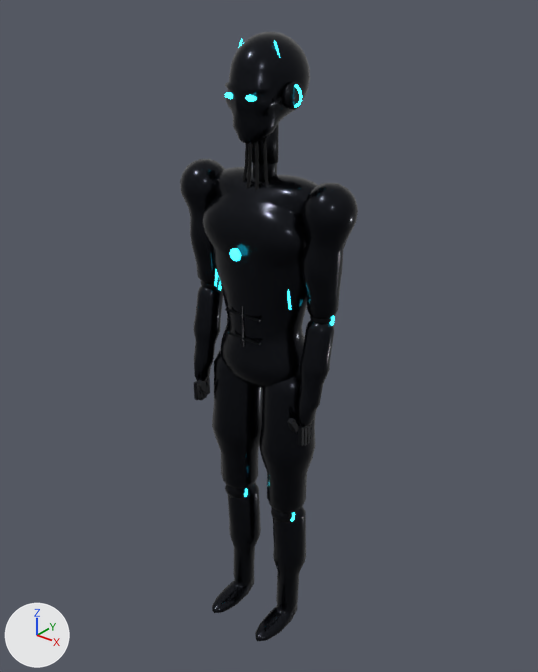
An edit to the glTF model internal/web/static/office/sets/cyberpunk/Char_Android_B.gltf, drawn before and after from the same camera.
Both versions are drawn from a camera (50 mm lens) standing at (1.214, -1.496, 1.964) and looking at (-0.012, 0.037, 1.014). Every picture has the same lights, and +X, +Y and +Z are marked at lower left. The first picture is the older version. Where no turn or scale is listed for an object, it has been applied to the vertices. Vertices at exactly the same position are counted once.

The first picture shows 'AndroidB_Arm_L', 'AndroidB_Arm_R', 'AndroidB_Forearm_L', 'AndroidB_Forearm_R', 'AndroidB_Head', 'AndroidB_Leg_L', 'AndroidB_Leg_R', 'AndroidB_Shin_L', 'AndroidB_Shin_R', 'Char_Android_B'.
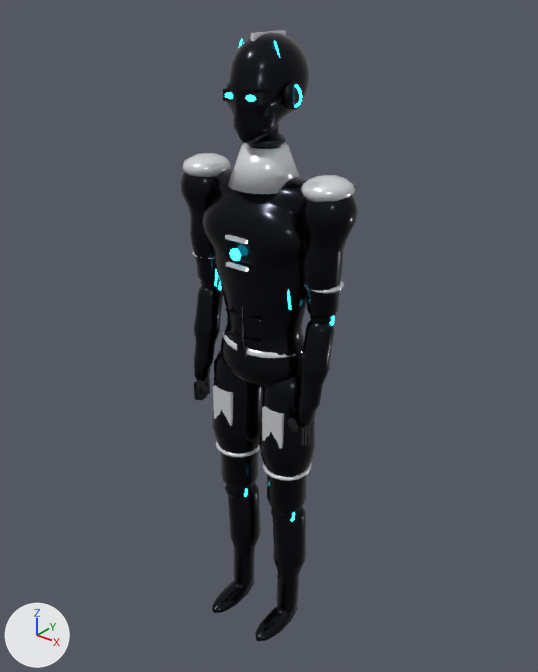
What changed in the scene script:
```text
Change me_char_android_b:
    remove me_char_android_b.from_pydata(...)  # 922 vertices, 1796 faces; spans x -0.181..0.181, y -0.127..0.138, z 0.867..1.6
    add me_char_android_b.from_pydata(...)  # 1162 vertices, 2260 faces; spans x -0.181..0.181, y -0.127..0.138, z 0.867..1.6
    me_char_android_b part 1: a new loose piece, a 12-sided cut cone along z (radius 0.046 at the low end, 0.04 at the high end) spanning x -0.046..0.046, y -0.041..0.051, z 1.46..1.6, in mat_rs_android_core (black #15171c)
    me_char_android_b part 2: a new loose piece, a box spanning x -0.015..0.015, y -0.102..-0.09, z 1.002..1.038, in mat_rs_android_core (black #15171c)
    me_char_android_b part 3: a new loose piece, a 16-sided cut cone along z (radius 0.098 at the low end, 0.06 at the high end) spanning x -0.098..0.098, y -0.093..0.103, z 1.47..1.57, in mat_rs_android_shell_white (white #e6e8ec)
    me_char_android_b part 4: a new loose piece, a box spanning x -0.035..0.035, y -0.117..-0.107, z 1.27..1.28, in mat_rs_android_shell_white (white #e6e8ec)
    me_char_android_b part 5: a new loose piece, a box spanning x -0.035..0.035, y -0.117..-0.107, z 1.345..1.355, in mat_rs_android_shell_white (white #e6e8ec)
    me_char_android_b part 6: a new loose piece of 144 vertices spanning x -0.132..0.132, y -0.099..0.099, z 1.008..1.032, in mat_rs_android_shell_white (white #e6e8ec)
    me_char_android_b part 7: a new loose piece of 80 vertices spanning x -0.055..0.055, y -0.05..0.06, z 1.576..1.594, in mat_rs_trim (dark grey #2c3039)
    me_char_android_b part 8: 96 vertices removed from x -0.052..0.052, y -0.055..0.039, z 1.439..1.6
    other edits to the shape of me_char_android_b do not show in these pictures
    remove me_char_android_b.materials.append(mat_rs_android_cable)  # black #0e0f12
    add me_char_android_b.materials.append(mat_rs_trim)  # dark grey #2c3039
    add me_char_android_b.materials.append(mat_rs_android_shell_white)  # white #e6e8ec
Change me_androidb_arm_l:
    remove me_androidb_arm_l.from_pydata(...)  # 162 vertices, 320 faces; spans x -0.049..0.087, y -0.071..0.072, z -0.312..0.057
    add me_androidb_arm_l.from_pydata(...)  # 280 vertices, 552 faces; spans x -0.054..0.087, y -0.071..0.072, z -0.312..0.073
    me_androidb_arm_l part 9: a new loose piece, a UV sphere (12 segments, 6 rings, poles along y) spanning x -0.054..0.078, y -0.069..0.069, z 0.007..0.073, in mat_rs_android_shell_white (white #e6e8ec)
    me_androidb_arm_l part 10: a new loose piece of 56 vertices spanning x -0.043..0.063, y -0.052..0.052, z -0.218..-0.202, in mat_rs_android_shell_white (white #e6e8ec)
    add me_androidb_arm_l.materials.append(mat_rs_android_shell_white)  # white #e6e8ec
Change me_androidb_arm_r:
    remove me_androidb_arm_r.from_pydata(...)  # 162 vertices, 320 faces; spans x -0.088..0.049, y -0.071..0.071, z -0.312..0.056
    add me_androidb_arm_r.from_pydata(...)  # 280 vertices, 552 faces; spans x -0.088..0.054, y -0.071..0.071, z -0.312..0.073
    me_androidb_arm_r part 11: a new loose piece, a UV sphere (12 segments, 6 rings, poles along y) spanning x -0.078..0.054, y -0.069..0.069, z 0.007..0.073, in mat_rs_android_shell_white (white #e6e8ec)
    other edits to the shape of me_androidb_arm_r do not show in these pictures
    add me_androidb_arm_r.materials.append(mat_rs_android_shell_white)  # white #e6e8ec
Change me_androidb_leg_l:
    remove me_androidb_leg_l.from_pydata(...)  # 192 vertices, 380 faces; spans x -0.084..0.083, y -0.093..0.078, z -0.47..0.048
    add me_androidb_leg_l.from_pydata(...)  # 264 vertices, 520 faces; spans x -0.084..0.083, y -0.093..0.078, z -0.47..0.048
    me_androidb_leg_l part 12: a new loose piece, a box spanning x -0.035..0.035, y -0.084..-0.072, z -0.185..-0.075, in mat_rs_android_shell_white (white #e6e8ec)
    me_androidb_leg_l part 13: a new loose piece of 64 vertices spanning x -0.075..0.075, y -0.085..0.065, z -0.309..-0.291, in mat_rs_android_shell_white (white #e6e8ec)
    me_androidb_leg_l part 14: 5 vertices removed from x -0.02..0.035, y -0.071..-0.059, z -0.328..-0.304; 4 vertices added at x -0.018..0.034, y -0.07..-0.06, z -0.32..-0.318
    other edits to the shape of me_androidb_leg_l do not show in these pictures
    add me_androidb_leg_l.materials.append(mat_rs_android_shell_white)  # white #e6e8ec
Change me_androidb_leg_r:
    remove me_androidb_leg_r.from_pydata(...)  # 192 vertices, 380 faces; spans x -0.084..0.083, y -0.093..0.078, z -0.47..0.048
    add me_androidb_leg_r.from_pydata(...)  # 264 vertices, 520 faces; spans x -0.084..0.083, y -0.093..0.078, z -0.47..0.048
    me_androidb_leg_r part 15: a new loose piece, a box spanning x -0.035..0.035, y -0.084..-0.072, z -0.185..-0.075, in mat_rs_android_shell_white (white #e6e8ec)
    me_androidb_leg_r part 16: a new loose piece of 64 vertices spanning x -0.075..0.075, y -0.085..0.065, z -0.309..-0.291, in mat_rs_android_shell_white (white #e6e8ec)
    me_androidb_leg_r part 17: 5 vertices removed from x -0.02..0.035, y -0.071..-0.059, z -0.328..-0.304; 4 vertices added at x -0.018..0.034, y -0.07..-0.06, z -0.32..-0.318
    other edits to the shape of me_androidb_leg_r do not show in these pictures
    add me_androidb_leg_r.materials.append(mat_rs_android_shell_white)  # white #e6e8ec
```

Pixel boxes [x1, y1, x2, y2] of what changed, in the pictures (538 x 672 px; the box of a moved part takes in the faces that stretch with it):
'Char_Android_B', reshaped
    before: [202, 138, 318, 388]
    after: [202, 133, 307, 388]
'AndroidB_Arm_L', reshaped
    before: [301, 183, 358, 319]
    after: [301, 175, 358, 319]
'AndroidB_Arm_R', reshaped
    before: [180, 159, 225, 285]
    after: [180, 153, 231, 285]
part 1 of me_char_android_b, added (mostly hidden)
    after: [249, 133, 281, 149]
part 2 of me_char_android_b, added
    after: [237, 344, 248, 359]
part 3 of me_char_android_b, added
    after: [228, 143, 300, 194]
part 4 of me_char_android_b, added
    after: [226, 262, 249, 272]
part 5 of me_char_android_b, added
    after: [225, 235, 248, 244]
part 6 of me_char_android_b, added
    after: [223, 334, 296, 358]
part 7 of me_char_android_b, added
    after: [247, 134, 286, 147]
part 8 of me_char_android_b, deleted (black)
    before: [243, 138, 277, 191]
part 9 of me_androidb_arm_l, added
    after: [301, 175, 355, 202]
part 10 of me_androidb_arm_l, added
    after: [304, 281, 344, 294]
part 11 of me_androidb_arm_r, added
    after: [183, 153, 231, 177]
part 12 of me_androidb_leg_l, added
    after: [262, 406, 284, 449]
part 13 of me_androidb_leg_l, added
    after: [262, 462, 312, 481]
part 14 of me_androidb_leg_l, moved or reshaped
    both: [266, 463, 291, 510]
part 15 of me_androidb_leg_r, added
    after: [213, 385, 233, 426]
part 16 of me_androidb_leg_r, added
    after: [216, 441, 260, 458]
part 17 of me_androidb_leg_r, moved or reshaped
    both: [218, 440, 243, 486]
